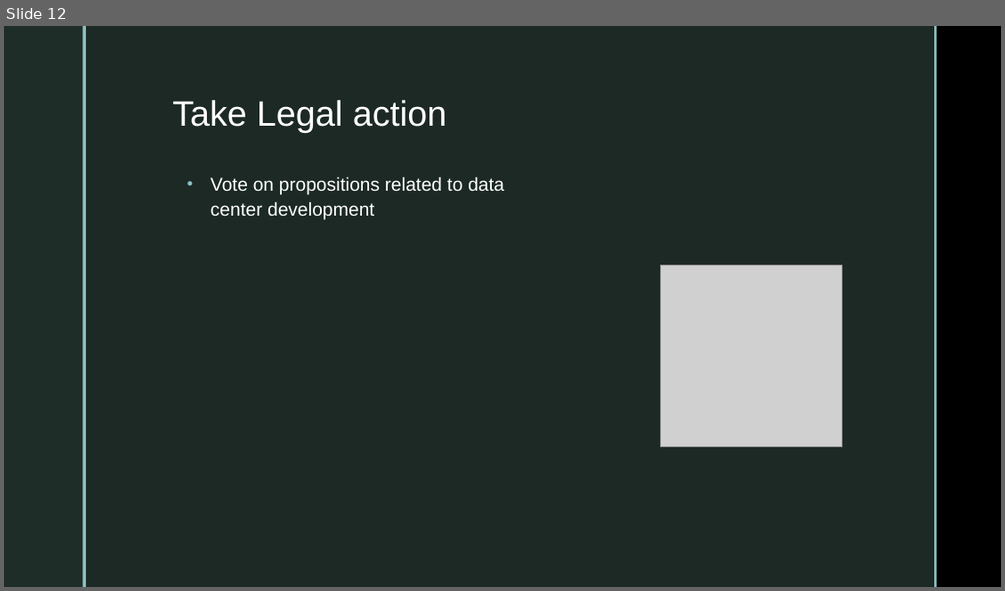
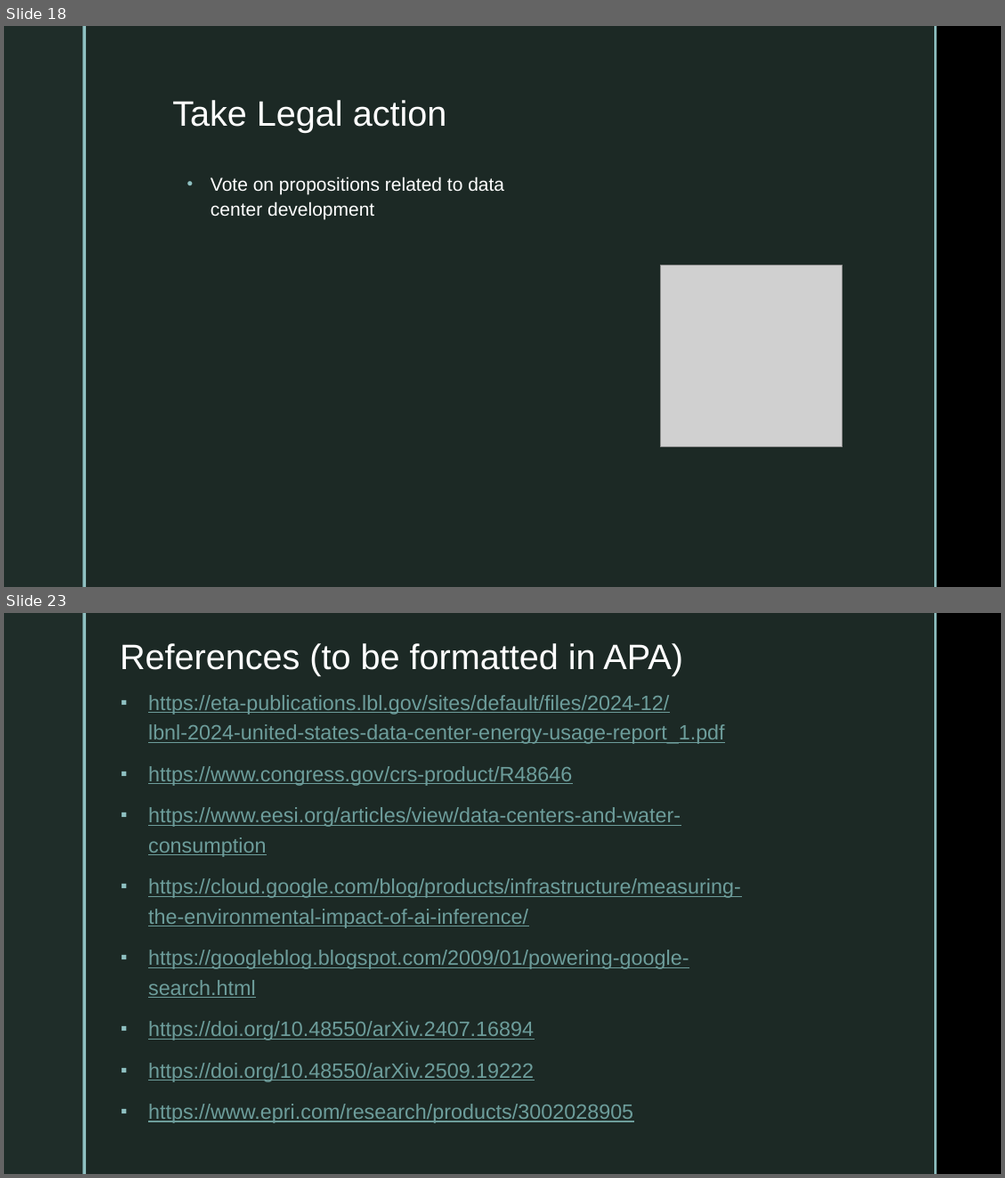
Before and after one commit to FelipeRestrepo101/ResponsibleAI, a slide deck: Presentations/ResponsibleAIPresentationV2.pptx. Shown one above the other, each under a label of ours: slide 12 before the commit, slides 18 and 23 after it; the slides between them are not shown. The pictures are 1005x591 and 1005x1178 pixels, drawn with LibreOffice and Linux fonts; fonts in the diff are those of the drawing; grey boxes stand for pictures; background and template pictures are left out. Boxes give left, top, right and bottom in pixels: in the first picture for what was removed or moved away, otherwise in the second. Text is boxed around its words. In the diff, an @@ line names an element or a change of style, - is before the commit and + after.

```diff
--- a/Presentations/ResponsibleAIPresentationV2.pptx
+++ b/Presentations/ResponsibleAIPresentationV2.pptx
@@ slide 23 added at box(4, 613, 1001, 1174), background picture (left out); not listed: 4 template elements that a slide beside it also shows @@
@@ text added at box(120, 643, 682, 676), 34 pt, text #FFFFFF @@
+References (to be formatted in APA)
@@ text added at box(148, 695, 741, 1123), 20 pt, text #6D9D9B, underline @@
+▪ https://eta-publications.lbl.gov/sites/default/files/2024-12/lbnl-2024-united-states-data-center-energy-usage-report_1.pdf
+▪ https://www.congress.gov/crs-product/R48646
+▪ https://www.eesi.org/articles/view/data-centers-and-water-consumption
+▪ https://cloud.google.com/blog/products/infrastructure/measuring-the-environmental-impact-of-ai-inference/
+▪ https://googleblog.blogspot.com/2009/01/powering-google-search.html
+▪ https://doi.org/10.48550/arXiv.2407.16894
+▪ https://doi.org/10.48550/arXiv.2509.19222
+▪ https://www.epri.com/research/products/3002028905
@@ what was slide 12 is now slide 18 @@
```
Also in this commit, not shown: 9 slides changed, 8 other slides added, 4 slides removed, 9 other files.
